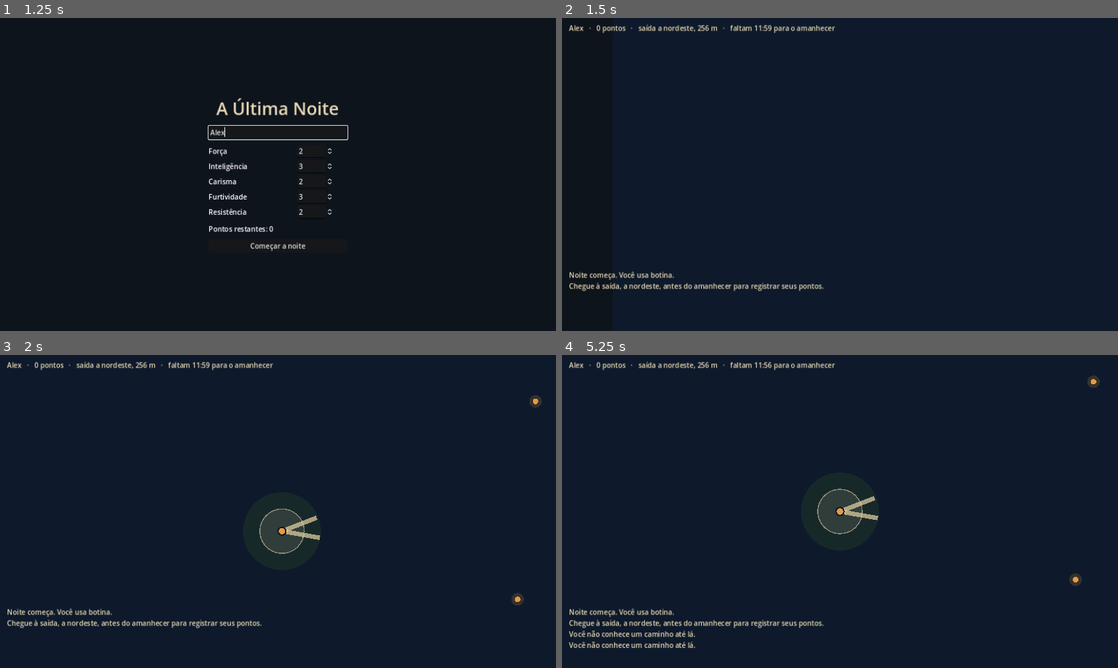
Above: before the commit, frames 1-4 (two rows, left to right).
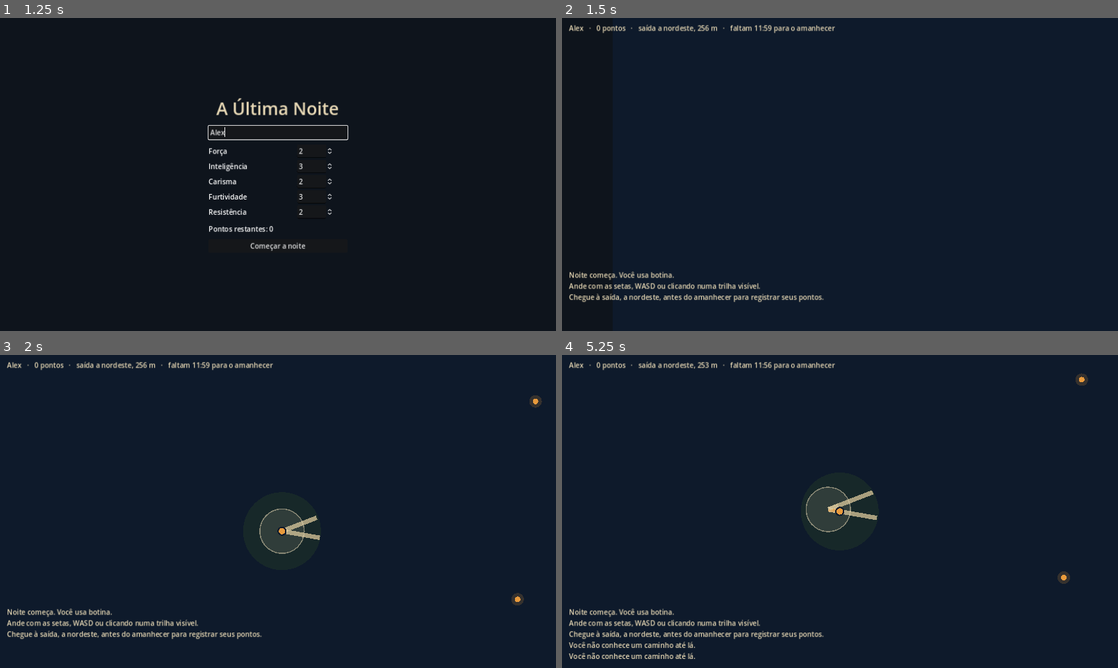
Above: after the commit, the same moments.

Repository: LuviqueVianna/UltimaNoite
Game: Godot game, scene res://cenas/main.tscn
Two runs of this game, one before a commit and one after it. Both use one fixed random seed, a clock stepped at 60 frames per second and the inputs below.
Inputs (mouse positions are in pixels of both pictures, inside the frame that each line leads up to):
- Up to frame 1 (1.25 s): click (278, 133) at 0.52 s; type "Alex" at 0.6 s
- Up to frame 2 (1.5 s): click "Começar a noite" at 1.25 s
- Up to frame 3 (2 s): no input
- Up to frame 4 (5.25 s): move the mouse to (962, 495) at 2.02 s; hold Right 2.03-2.78 s; click (962, 495) at 2.17 s; move the mouse to (728, 527) at 2.77 s; hold Down 2.78-3.53 s; move the mouse to (895, 442) at 3.52 s; hold Right 3.53-4.28 s; move the mouse to (812, 574) at 4.27 s; hold Up 4.28-5.03 s; click (812, 574) at 4.42 s; move the mouse to (1006, 558) at 5.02 s; hold Left from 5.03 s (still down)

Frame 1 is identical in both runs. In frame 2, 1.1% of the frame differs, in the area x 1-48%, y 84-91%; in frame 3, 1.1%; in frame 4, 2.5%, in the area x 1-97%, y 2-98%.

Commit message:
Movimento pelo teclado (setas e WASD) e clique em qualquer trilha visível
- o personagem segue a trilha que aponta para a direção da tecla e para ao soltar
- o clique passa a funcionar sobre a trilha, não só perto de um ponto do mapa

Co-Authored-By: Claude Opus 5.5 <noreply@anthropic.com>
Claude-Session: https://claude.ai/code/session_015T13S23q4rvJosTmgDCmaC

Diff:
--- a/godot/scripts/cenas/main.gd
+++ b/godot/scripts/cenas/main.gd
@@ -16,6 +16,7 @@
 var centro: CenterContainer
 var avisos: Array = []
 var acelerar := false
+var usando_teclado := false
 
 # Tela inicial
 var inicio: Control
@@ -166,6 +167,7 @@
 	mundo.amanheceu.connect(_ao_amanhecer)
 	var j := mundo.jogador()
 	_ao_aviso("Noite começa. Você usa %s." % Regras.CALCADOS[j.calcado])
+	_ao_aviso("Ande com as setas, WASD ou clicando numa trilha visível.")
 	_ao_aviso("Chegue à saída, %s, antes do amanhecer para registrar seus pontos." % Textos.direcao(j.pos, mundo.mapa.pos(j.saida)))
 
 
@@ -173,6 +175,7 @@
 	if mundo == null:
 		return
 	var j := mundo.jogador()
+	_ler_teclado()
 	for i in (40 if acelerar else 1):
 		mundo.tick(dt)
 	camera.position = j.pos * MapaView.ESCALA
@@ -189,6 +192,27 @@
 			camera.zoom = (camera.zoom * 1.1).clamp(Vector2(0.6, 0.6), Vector2(4, 4))
 		elif event.button_index == MOUSE_BUTTON_WHEEL_DOWN:
 			camera.zoom = (camera.zoom / 1.1).clamp(Vector2(0.6, 0.6), Vector2(4, 4))
+
+
+## Setas ou WASD movem pelas trilhas. Soltar a tecla para o personagem onde está.
+func _ler_teclado() -> void:
+	if dialogo.visible or painel_base.visible or mundo.terminou:
+		return
+	var dir := Vector2.ZERO
+	if Input.is_physical_key_pressed(KEY_UP) or Input.is_physical_key_pressed(KEY_W):
+		dir.y -= 1
+	if Input.is_physical_key_pressed(KEY_DOWN) or Input.is_physical_key_pressed(KEY_S):
+		dir.y += 1
+	if Input.is_physical_key_pressed(KEY_LEFT) or Input.is_physical_key_pressed(KEY_A):
+		dir.x -= 1
+	if Input.is_physical_key_pressed(KEY_RIGHT) or Input.is_physical_key_pressed(KEY_D):
+		dir.x += 1
+	if dir != Vector2.ZERO:
+		usando_teclado = true
+		mundo.dirigir_jogador(dir)
+	elif usando_teclado:
+		usando_teclado = false
+		mundo.dirigir_jogador(Vector2.ZERO)
 
 
 func _ao_registrar() -> void:
--- a/godot/scripts/mundo/mundo.gd
+++ b/godot/scripts/mundo/mundo.gd
@@ -240,12 +240,62 @@
 
 
 ## Toque do jogador no mapa: anda até o nó conhecido mais próximo do ponto tocado.
+## Toque ou clique: num ponto conhecido, anda até ele; numa trilha visível, segue por ela.
 func mover_jogador_para(ponto: Vector2) -> bool:
 	var j := jogador()
-	var alvo := mapa.no_mais_proximo(ponto, Regras.CLIQUE_RAIO, func(n): return j.no_visto[n] == 1)
-	if alvo < 0:
+	var alvo := mapa.no_mais_proximo(ponto, Regras.CLIQUE_RAIO * 0.6, func(n): return j.no_visto[n] == 1)
+	if alvo >= 0 and alvo != j.no_atual:
+		return j.ir_para(mapa, alvo)
+	# Trilha visível (percorrida ou ainda lembrada) perto do clique
+	var melhor := -1
+	var melhor_d := Regras.CLIQUE_RAIO
+	for i in mapa.amostras.size():
+		if j.amostra_percorrida[i] == 0 and tempo - j.amostra_vista[i] > j.lembranca():
+			continue
+		var d := mapa.amostras[i].distance_to(ponto)
+		if d < melhor_d:
+			melhor_d = d
+			melhor = i
+	if melhor < 0:
 		return false
-	return j.ir_para(mapa, alvo)
+	var e: Dictionary = mapa.arestas[mapa.amostra_aresta[melhor]]
+	var a: int = e["a"]
+	var b: int = e["b"]
+	var destino := a if mapa.pos(a).distance_to(ponto) < mapa.pos(b).distance_to(ponto) else b
+	if j.no_atual == a or j.no_atual == b:
+		destino = b if j.no_atual == a else a
+	return j.ir_para(mapa, destino)
+
+
+## Teclado: segue a trilha que mais aponta para a direção pedida. Direção zero = para onde está.
+func dirigir_jogador(dir: Vector2) -> void:
+	var j := jogador()
+	if j.registrou():
+		return
+	if dir == Vector2.ZERO:
+		j.rota = []
+		j.pausado = true
+		return
+	j.pausado = false
+	dir = dir.normalized()
+	if j.no_atual >= 0:
+		var melhor := -1
+		var melhor_dot := 0.35
+		for v in mapa.adj[j.no_atual]:
+			var d := (mapa.pos(v.x) - mapa.pos(j.no_atual)).normalized().dot(dir)
+			if d > melhor_dot:
+				melhor_dot = d
+				melhor = v.x
+		j.rota = [melhor] if melhor >= 0 else []
+		return
+	var sentido := (mapa.pos(j.para) - mapa.pos(j.de)).normalized()
+	if sentido.dot(dir) < -0.35:
+		var comp: float = mapa.arestas[mapa.aresta_entre(j.de, j.para)]["comp"]
+		var t := j.de
+		j.de = j.para
+		j.para = t
+		j.progresso = comp - j.progresso
+	j.rota = []
 
 
 func _perceber(p: Personagem) -> void:
--- a/godot/scripts/mundo/personagem.gd
+++ b/godot/scripts/mundo/personagem.gd
@@ -17,6 +17,7 @@
 var para := -1
 var progresso := 0.0
 var rota: Array = []
+var pausado := false          # parado no meio de uma trilha (jogador soltou a tecla)
 var espera := 0.0
 var desde_pegada := 0.0
 var passo_esquerdo := false
@@ -147,6 +148,7 @@
 ## Define o destino. Se estiver no meio de uma trilha, decide se continua ou dá meia-volta.
 ## `so_conhecidas`: usa só trilhas que este personagem já viu.
 func ir_para(mapa: Mapa, alvo: int, so_conhecidas := true) -> bool:
+	pausado = false
 	var filtro := Callable(self, "conhece_aresta") if so_conhecidas else Callable()
 	if no_atual >= 0:
 		if alvo == no_atual:
@@ -189,6 +191,8 @@
 	var eventos := []
 	if espera > 0.0:
 		espera -= dt
+		return eventos
+	if pausado and no_atual < 0:
 		return eventos
 	if no_atual >= 0:
 		if rota.is_empty():
--- a/godot/testes/teste_cena.gd
+++ b/godot/testes/teste_cena.gd
@@ -22,6 +22,23 @@
 	var ok: bool = main.mundo.mover_jogador_para(main.mundo.mapa.pos(alvo))
 	for i in 600:
 		await process_frame
+	# Teclado: anda na direção da primeira trilha e para ao soltar
+	var antes := j.pos
+	var m: Mapa = main.mundo.mapa
+	var no_ini: int = j.no_atual if j.no_atual >= 0 else j.de
+	var viz: int = m.adj[no_ini][0].x
+	var dir := (m.pos(viz) - m.pos(no_ini)).normalized()
+	for i in 90:
+		main.mundo.dirigir_jogador(dir)
+		main.mundo.tick(1.0 / 30.0)
+	main.mundo.dirigir_jogador(Vector2.ZERO)
+	var parado := j.pos
+	for i in 60:
+		main.mundo.tick(1.0 / 30.0)
+	print("Teclado: andou %.1f m, depois de soltar andou %.1f m" % [antes.distance_to(parado), parado.distance_to(j.pos)])
+	# Clique numa trilha vista
+	var ok_clique: bool = main.mundo.mover_jogador_para(m.amostras[m.arestas[m.aresta_entre(no_ini, viz)]["amostra_ini"]])
+	print("Clique na trilha aceito: ", ok_clique)
 	# Abre o diálogo da primeira base e joga até o fim
 	var b: String = main.mundo.mapa.bases().keys().filter(func(x): return x != "vazia")[0]
 	main.dialogo.abrir(main.mundo, b)
Not shown, changed: godot/README.md
